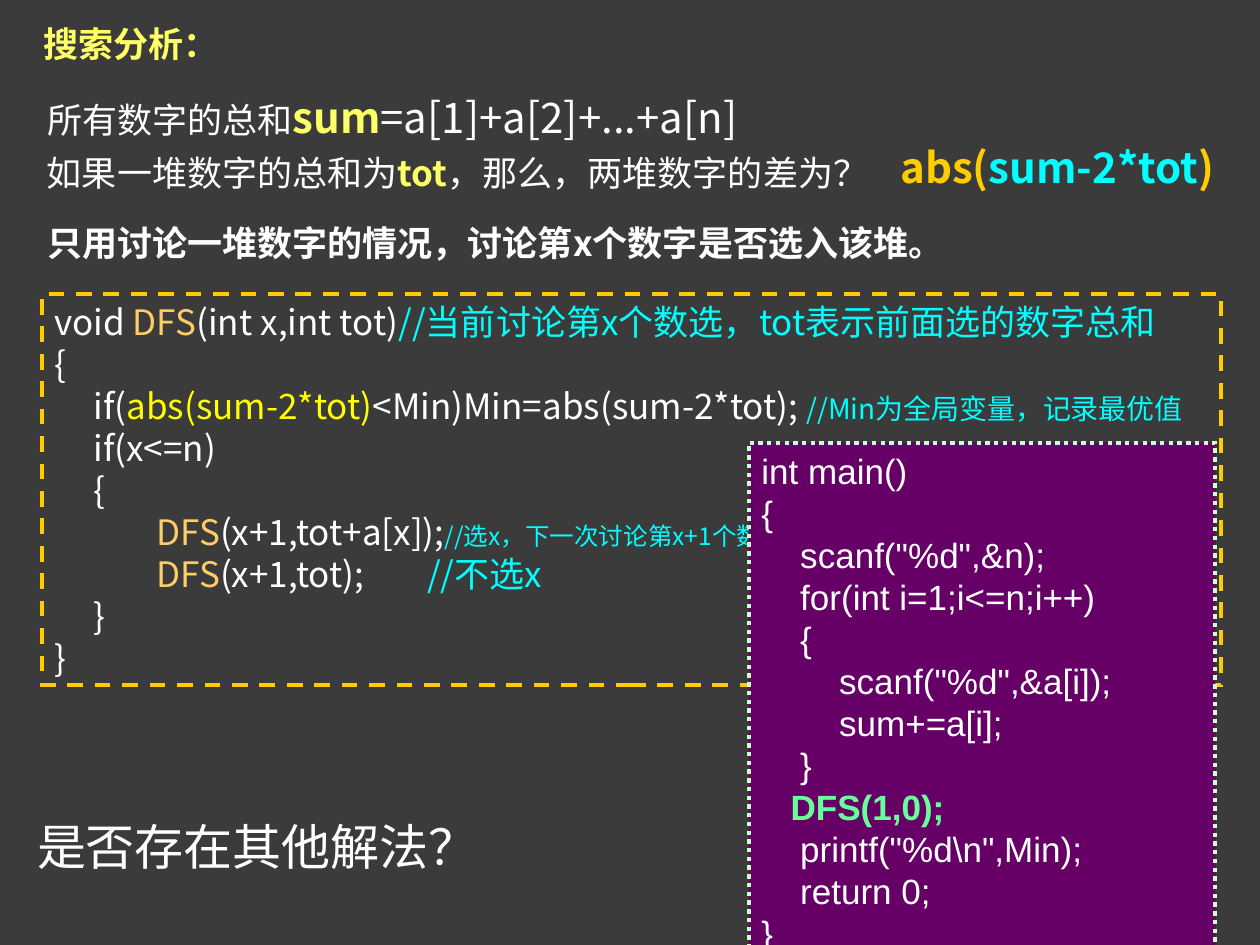
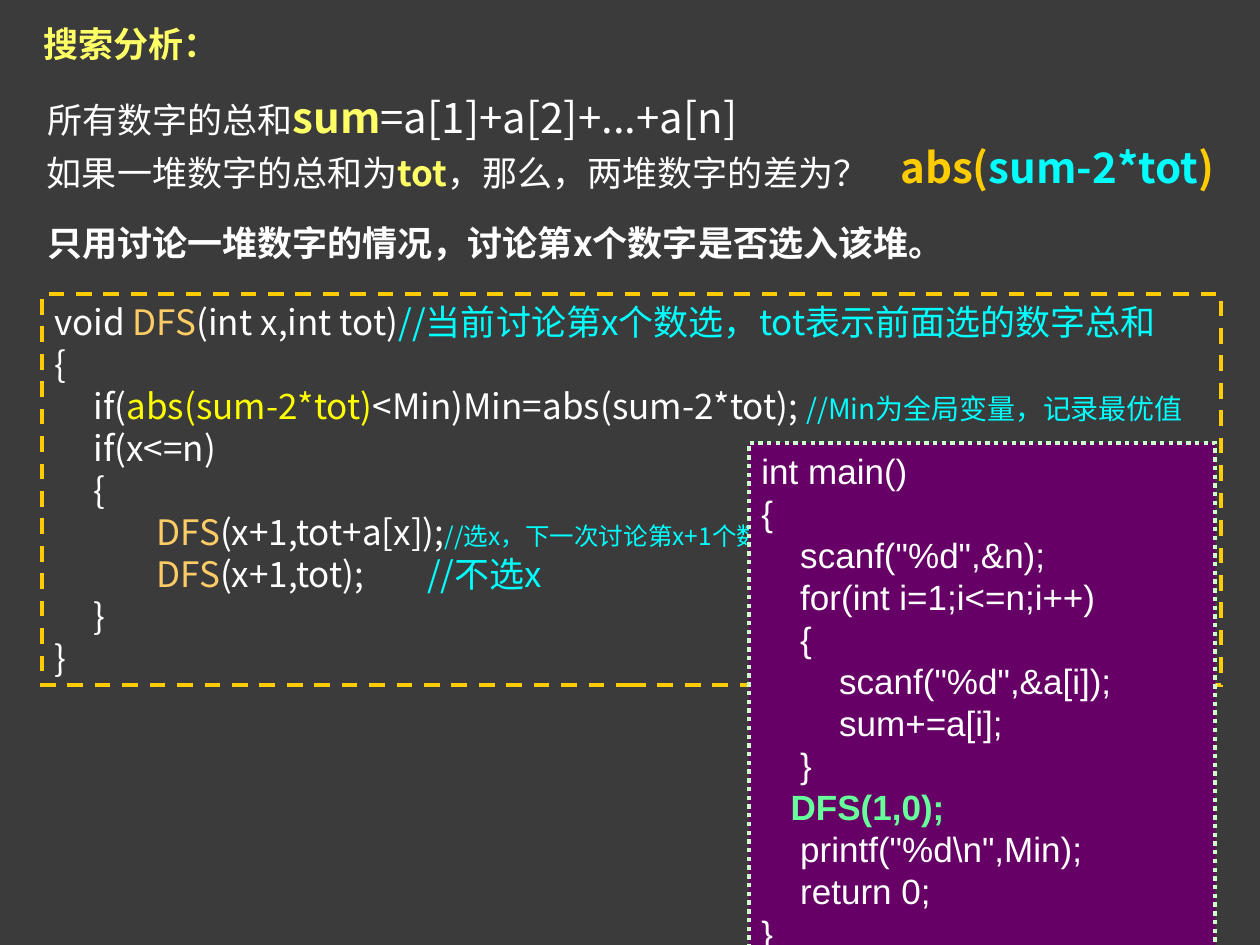
Before and after one commit to Adnios/Class, a slide deck: slide 14 of C++资料包/暴力枚举+搜索/搜索基础1_DFS.ppt. Drawn at 1260x945 pixels with LibreOffice and Linux fonts; fonts in the diff are those of the drawing. Boxes give left, top, right and bottom in pixels: in the first picture for what was removed or moved away, otherwise in the second. Text is boxed around its words. In the diff, an @@ line names an element or a change of style, - is before the commit and + after.

```diff
--- a/C++资料包/暴力枚举+搜索/搜索基础1_DFS.ppt
+++ b/C++资料包/暴力枚举+搜索/搜索基础1_DFS.ppt
@@ text removed at bbox=[37, 824, 477, 869] @@
-是否存在其他解法？
```
Also in this commit, not shown: 3 other slides changed, 1 slide added, 1 slide removed.
